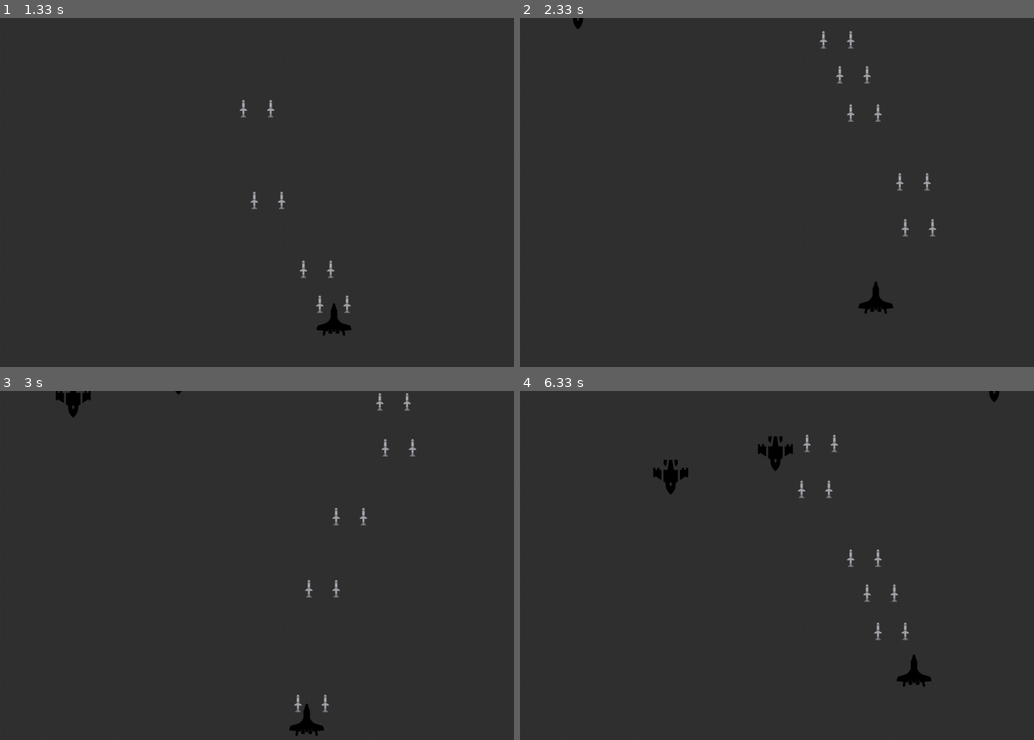
Above: before the commit, frames 1-4 (two rows, left to right).
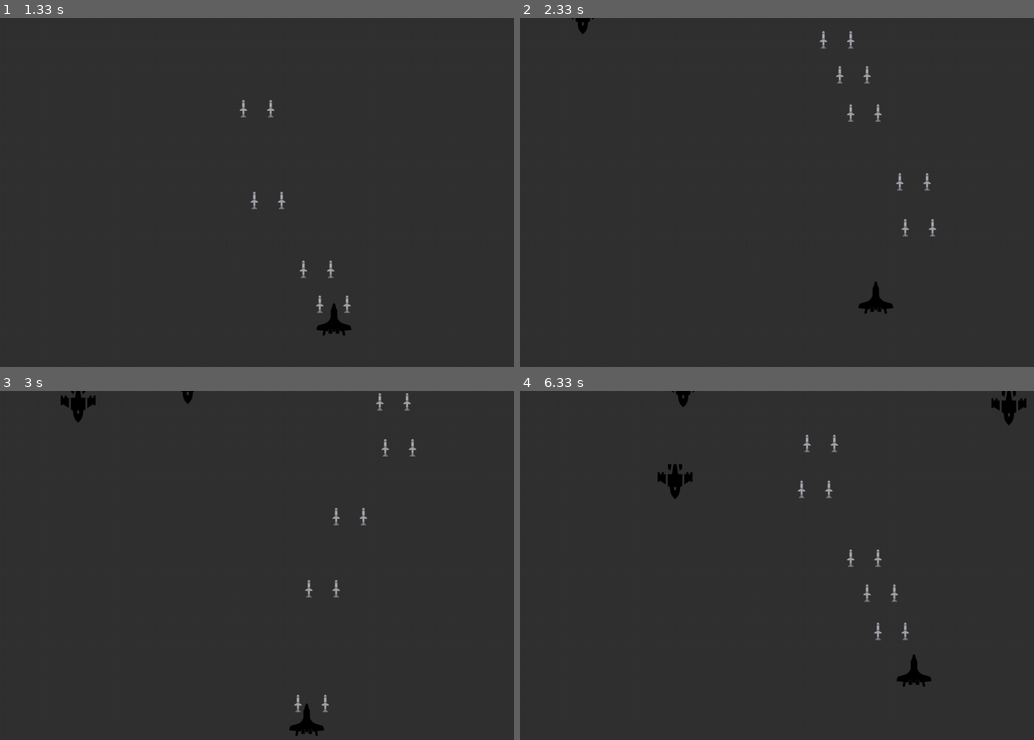
Above: after the commit, the same moments.

Repository: eric101789/PyGame_2022
Game: pygame game, started from main/main.py
Same seed, same stepped clock (60 frames per second), same inputs: the game is played once before the commit and once after it.
Inputs:
- Up to frame 1 (1.33 s): tap Space at 0.33, 0.73, 1.03, 1.23 s; hold D 0.67-1.13 s; hold W from 1.17 s (still down)
- Up to frame 2 (2.33 s): release W at 1.47 s; hold D 1.5-1.97 s; tap Space at 1.57, 1.87, 2.07 s; hold A from 2 s (still down)
- Up to frame 3 (3 s): tap Space at 2.37, 2.63, 2.97 s; release A at 2.53 s; hold S 2.57-2.87 s; hold A from 2.9 s (still down)
- Up to frame 4 (6.33 s): tap Space at 3.27, 3.4, 3.8, 4.1, 4.47, 4.87, 5.17, 5.37, 5.67, 5.87, 6.2 s; release A at 3.3 s; hold W 3.33-3.7 s; hold D 3.73-4.37 s; hold S 4.4-4.77 s; hold A 4.8-5.27 s; hold D 5.3-5.77 s; hold W 5.8-6.1 s; hold D from 6.13 s (still down)

Frame 1 is identical in both runs. In frame 2, less than 0.1% of the frame differs, in the area x 10-15%, y 0-5%; in frame 3, 0.3%; in frame 4, 0.9%, in the area x 25-99%, y 0-31%.

Commit message:
2022/05/17 新增碰撞顯示explosion畫面

Diff:
--- a/main/explosion.py
+++ b/main/explosion.py
@@ -33,8 +33,6 @@
             Explosion.explosion_effect.append(pygame.image.load(icon_path))
             icon_path = __parent_path / 'res' / 'explosion_medium.png'
             Explosion.explosion_effect.append(pygame.image.load(icon_path))
-            icon_path = __parent_path / 'res' / 'explosion_small.png'
-            Explosion.explosion_effect.append(pygame.image.load(icon_path))
 
         self.__image_index = 0
         self._image = Explosion.explosion_effect[self.__image_index]
@@ -44,7 +42,7 @@
         self.__fps_count += 1
         if self.__fps_count > 30:
             self.__image_index += 1
-            if self.__image_index > 5:
+            if self.__image_index > 4:
                 self._available = False
             else:
                 self._image = Explosion.explosion_effect[self.__image_index]
--- a/main/main.py
+++ b/main/main.py
@@ -3,6 +3,7 @@
 from player import Player
 from missile import MyMissile
 from enemy import Enemy
+from explosion import Explosion
 
 # 初始化pygame系統
 pygame.init()
@@ -36,6 +37,7 @@
 # 建立物件串列
 Missiles = []
 Enemies = []
+Boom = []
 
 keyCountX = 0  # 用來計算按鍵被按下的次數，X軸
 keyCountY = 0
@@ -43,9 +45,10 @@
 # 建立事件編號
 launchMissile = pygame.USEREVENT + 1
 createEnemy = pygame.USEREVENT + 2
+explosion = pygame.USEREVENT + 3
 
 # 建立敵機，每秒一台
-pygame.time.set_timer(createEnemy, 1000)
+pygame.time.set_timer(createEnemy, 800)
 
 running = True
 clock = pygame.time.Clock()  # create an object to help track time
@@ -111,6 +114,10 @@
     for m in Missiles:
         m.collision_detect(Enemies)
 
+    for e in Enemies:
+        if e.collided:
+            Boom.append(Explosion(e.center))
+
     Missiles = [item for item in Missiles if item.available]
     for m in Missiles:
         m.update()
@@ -123,6 +130,12 @@
 
     player.update()  # 更新player狀態
     screen.blit(player.image, player.xy)  # 添加 player 圖片
+    # 爆炸效果在player之上
+    Boom = [item for item in Boom if item.available]
+    for e in Boom:
+        e.update()
+        screen.blit(e.image, e.xy)
+
     pygame.display.update()  # 更新螢幕狀態
     dt = clock.tick(fps)  # 每秒更新 fps 次
 
